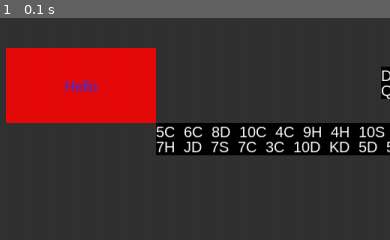
Above: before the commit, frame 1.
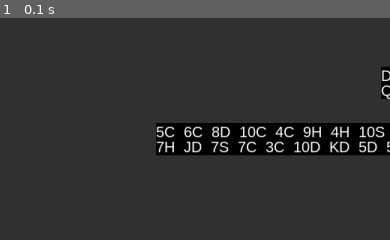
Above: after the commit, the same moment.

Repository: ekoret/blackjack-py
Game: pygame game, started from main.py
Two runs of this game, one before a commit and one after it. Both use one fixed random seed, a clock stepped at 60 frames per second and the inputs below.
Inputs:
- Up to frame 1 (0.1 s): no input
The pictures show only the part of the screen within x 0-50%, y 0-50%; the shares and areas given below are measured in that part.

The runs differ from the first frame. In frame 1, 13% of the frame differs, in the area x 1-40%, y 13-48%.

Commit message:
hide button

Diff:
--- a/game.py
+++ b/game.py
@@ -74,8 +74,8 @@
         self.add_player("Jane")
         self.deal_game()
 
-        button = GameButton(100, 100, 200, 100, "Hello", 20,
-                            "Arial", (230, 10, 10), (50, 50, 230))
+        # button = GameButton(100, 100, 200, 100, "Hello", 20,
+        #                     "Arial", (230, 10, 10), (50, 50, 230))
 
         bernard = DealerSprite()
 
@@ -105,7 +105,7 @@
 
             """Draw players and dealer"""
             self.draw_players()
-            button.draw(self.screen)
+            # button.draw(self.screen)
 
             pygame.display.flip()  # update the screen
             self.clock.tick(self.framerate)  # set the framerate
